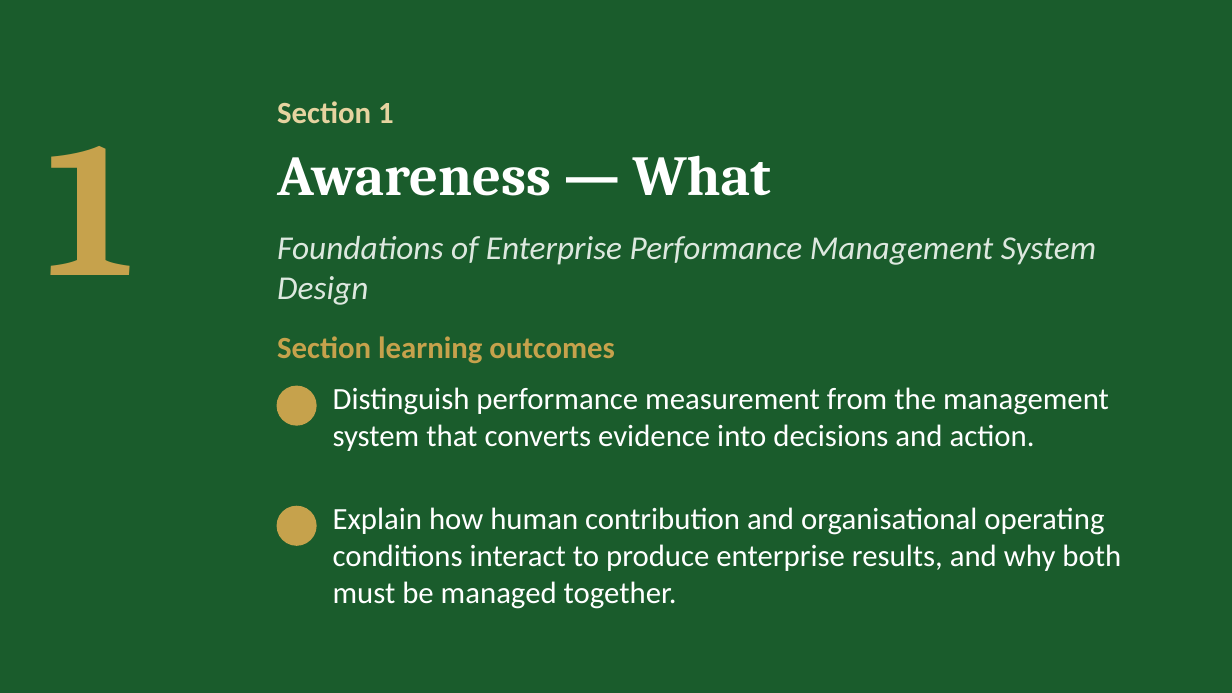
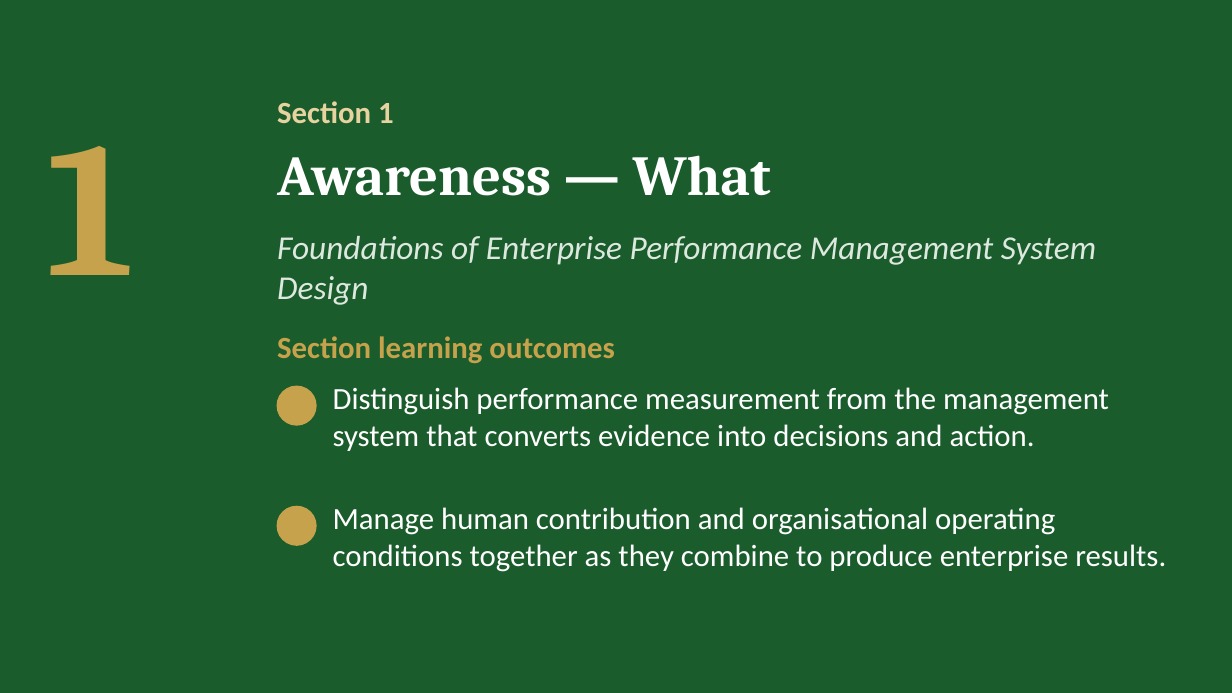
Before and after one commit to IBSL26/ibsl-platform, a slide deck: slide 4 of Unit decks/Unit 06 - Performance Management Setup.pptx. Drawn at 1232x693 pixels with LibreOffice and Linux fonts; fonts in the diff are those of the drawing; background and template pictures are left out. Boxes give left, top, right and bottom in pixels: in the first picture for what was removed or moved away, otherwise in the second. Text is boxed around its words. In the diff, an @@ line names an element or a change of style, - is before the commit and + after.

```diff
--- a/Unit decks/Unit 06 - Performance Management Setup.pptx
+++ b/Unit decks/Unit 06 - Performance Management Setup.pptx
@@ text at <box>333,507,1166,572</box>: text changed @@
-Explain how human contribution and organisational operating conditions interact to produce enterprise results, and why both must be managed together.
+Manage human contribution and organisational operating conditions together as they combine to produce enterprise results.
```
Also in this commit, not shown: 28 other files.
